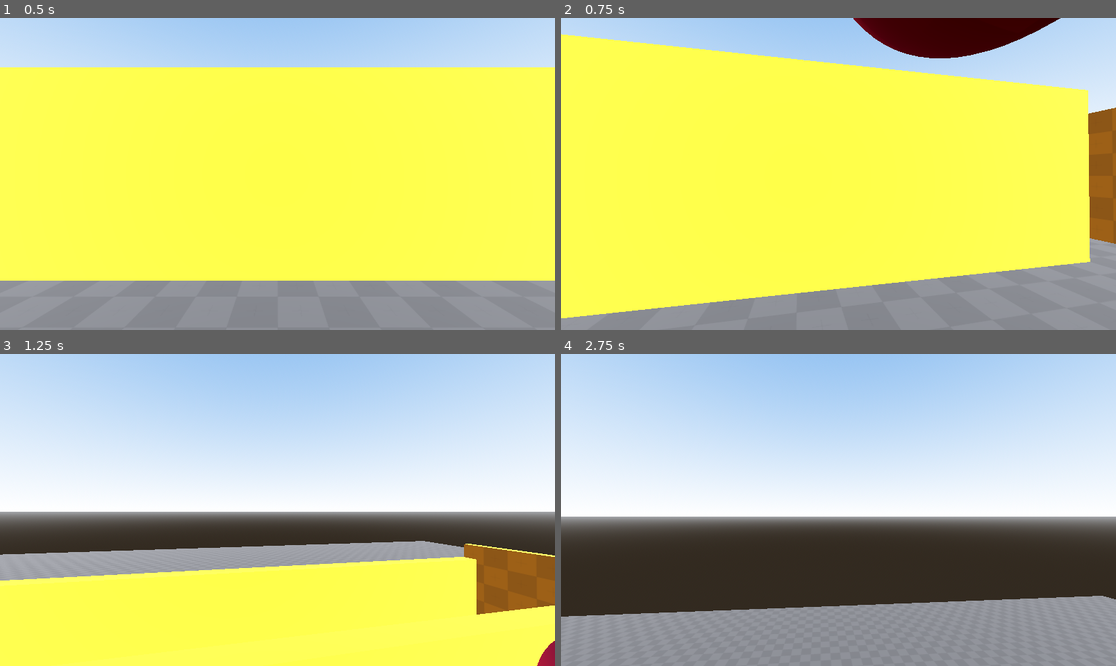
Above: before the commit, frames 1-4 (two rows, left to right).
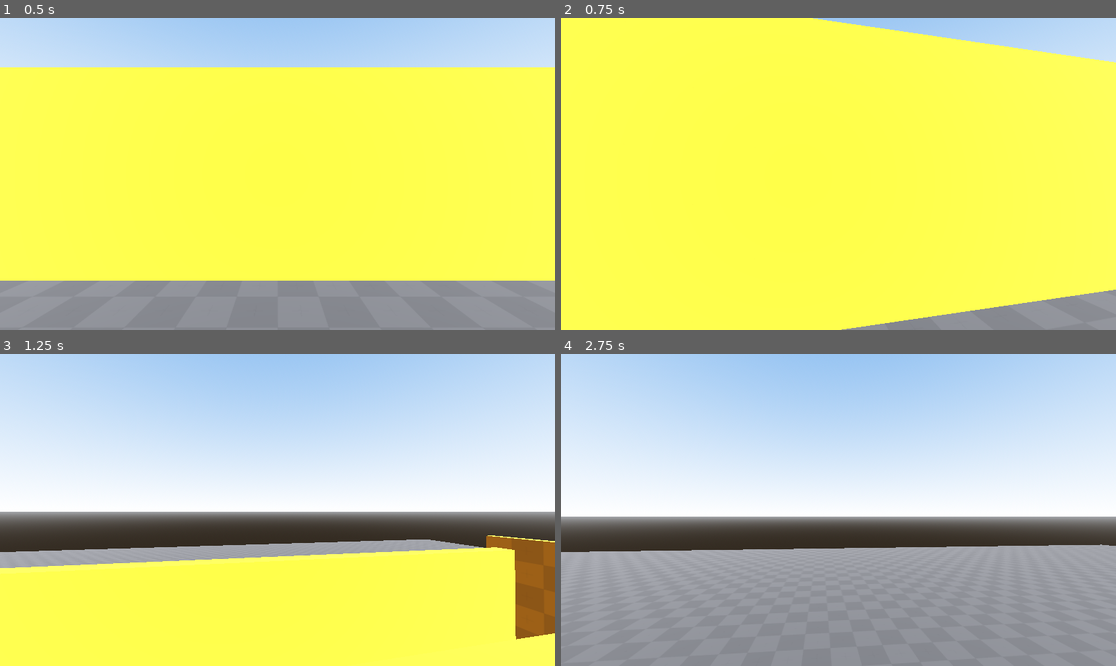
Above: after the commit, the same moments.

Repository: Kona418/GodotCharacterControllerMk1
Game: Godot game, scene res://main.tscn
Same seed, same stepped clock (60 frames per second), same inputs: the game is played once before the commit and once after it.
Inputs (mouse positions are in pixels of both pictures, inside the frame that each line leads up to):
- Up to frame 1 (0.5 s): no input
- Up to frame 2 (0.75 s): tap Enter at 0.5 s; move the mouse to (866, 174) at 0.52 s; hold W (move_forward) from 0.53 s (still down); hold Ctrl (move_sneak) from 0.53 s (still down)
- Up to frame 3 (1.25 s): keep holding W (move_forward); keep holding Ctrl (move_sneak); tap Space (move_jump) at 0.77, 1.07 s; tap Shift (move_sprint) at 0.8 s
- Up to frame 4 (2.75 s): keep holding W (move_forward); move the mouse to (810, 510) at 1.27 s; release Ctrl (move_sneak) at 1.28 s; tap Shift (move_sprint) at 1.35 s; tap Space (move_jump) at 1.52, 1.55, 1.82 s; move the mouse to (849, 503) at 2.02 s; hold Space (move_jump) from 2.03 s (still down); tap Ctrl (move_sneak) at 2.3 s

Frame 1 is identical in both runs. In frame 2, 25% of the frame differs, in the area x 0-100%, y 0-100%; in frame 3, 6.2%; in frame 4, 18%.

Commit message:
started refactoring movement system

Diff:
--- a/entities/player/player.gd
+++ b/entities/player/player.gd
@@ -8,6 +8,9 @@
 
 @export_range(0.25, 1.0)
 var sneak_multiplier: float = 0.5
+
+@export_range(0.1, 1.0)
+var air_multiplier: float = 0.25
 
 @export_range(3.0, 10.0)
 var JUMP_VELOCITY: float = 4.5
@@ -31,10 +34,16 @@
 var camera_lower_limit: int = -80
 
 var jumps_left: int
+var speed_multiplier: float
+
+enum Move_State {IDLE, WALK, SPRINT, SNEAK, FALL, JUMP}
+var current_state: Move_State
 
 func _init() -> void:
 
 	jumps_left = air_jump_count
+	current_state = Move_State.IDLE
+	speed_multiplier = 1.0
 
 	Input.mouse_mode = Input.MOUSE_MODE_CAPTURED
 
@@ -42,6 +51,41 @@
 
 
 func _physics_process(delta: float) -> void:
+
+	var move_forward: bool = Input.is_action_pressed("move_forward")
+	var move_backward: bool = Input.is_action_pressed("move_back")
+	var move_left: bool = Input.is_action_pressed("move_left")
+	var move_right: bool = Input.is_action_pressed("move_right")
+	var move_jump: bool = Input.is_action_pressed("move_jump")
+	var move_sprint: bool = Input.is_action_pressed("move_sprint")
+	var move_sneak: bool = Input.is_action_pressed("move_sneak")
+
+	if(move_forward && move_backward && move_left && move_right):
+		speed_multiplier = 1.0
+		current_state = Move_State.WALK
+		if (move_sprint && !move_sneak):
+			speed_multiplier = sprint_multiplier
+			current_state = Move_State.SPRINT
+		if (move_sneak && !move_sprint):
+			speed_multiplier = sneak_multiplier
+			current_state = Move_State.SNEAK
+
+	if !(is_on_floor()):
+		speed_multiplier = air_multiplier
+		current_state = Move_State.FALL
+
+	if(move_jump && jumps_left >= 1):
+		speed_multiplier = air_multiplier
+		current_state = Move_State.JUMP
+
+	match current_state:
+		Move_State.WALK, Move_State.SPRINT, Move_State.SNEAK:
+
+			pass
+
+
+
+
 
 
 	if is_on_floor() and jumps_left != air_jump_count:
@@ -67,11 +111,6 @@
 	# As good practice, you should replace UI actions with custom gameplay actions.
 	var move_input_dir: Vector2 = Input.get_vector("move_left", "move_right", "move_forward", "move_back")
 	var move_direction: Vector3 = (transform.basis * Vector3(move_input_dir.x, 0, move_input_dir.y)).normalized()
-
-	if Input.is_action_pressed("move_sprint") && !Input.is_action_pressed("move_sneak"): move_direction *= sprint_multiplier
-	if !Input.is_action_pressed("move_sprint") && Input.is_action_pressed("move_sneak"):
-		move_direction *= sneak_multiplier
-		character_camera.position.z = 0.25
 
 	if move_direction:
 		velocity.x = move_direction.x * SPEED
@@ -109,3 +148,18 @@
 		pass
 
 	pass
+
+
+func _calculate_move_vector(is_falling: float, speed_multiplier: float):
+
+	var move_input_dir: Vector2 = Input.get_vector("move_left", "move_right", "move_forward", "move_back")
+	var move_direction: Vector3 = (transform.basis * Vector3(move_input_dir.x, 0, move_input_dir.y)).normalized()
+
+	if move_direction:
+		velocity.x = move_direction.x * SPEED
+		velocity.z = move_direction.z * SPEED
+	else:
+		velocity.x = move_toward(velocity.x, 0, SPEED)
+		velocity.z = move_toward(velocity.z, 0, SPEED)
+
+	pass
